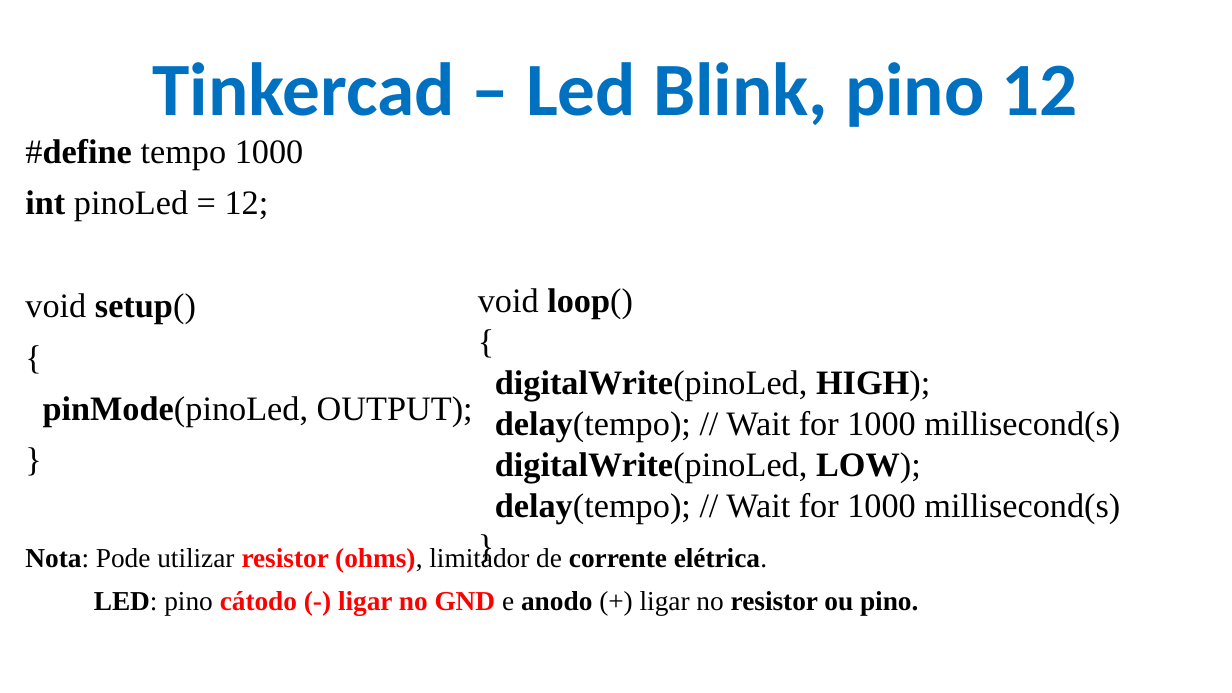
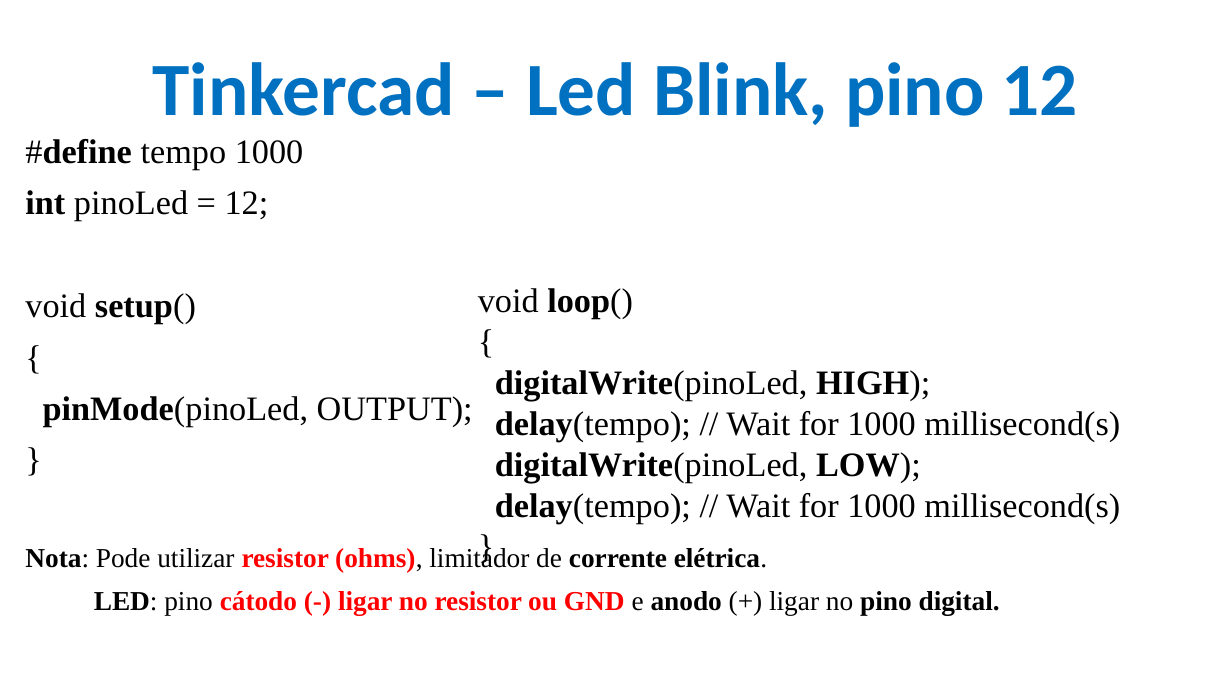
Before and after one commit to CloudEducationBrazil/WydenArea1ProgramacaoMicrocontroladores, a slide deck: slide 13 of 01 Classes/Aula 03 - Programação Microcontroladores - Arduino Tinkercad.pptx. Drawn at 1232x693 pixels with LibreOffice and Linux fonts; fonts in the diff are those of the drawing; background and template pictures are left out. Boxes give left, top, right and bottom in pixels: in the first picture for what was removed or moved away, otherwise in the second. Text is boxed around its words. In the diff, an @@ line names an element or a change of style, - is before the commit and + after.

Commit message:
ppts prática tinkercad microcontroladores 29032023

```diff
--- a/01 Classes/Aula 03 - Programação Microcontroladores - Arduino Tinkercad.pptx
+++ b/01 Classes/Aula 03 - Programação Microcontroladores - Arduino Tinkercad.pptx
@@ text at (94, 591, 1000, 615): text changed @@
-LED: pino cátodo (-) ligar no GND e anodo (+) ligar no resistor ou pino.
+LED: pino cátodo (-) ligar no resistor ou GND e anodo (+) ligar no pino digital.
```
Also in this commit, not shown: 5 other slides changed, 2 other files.
